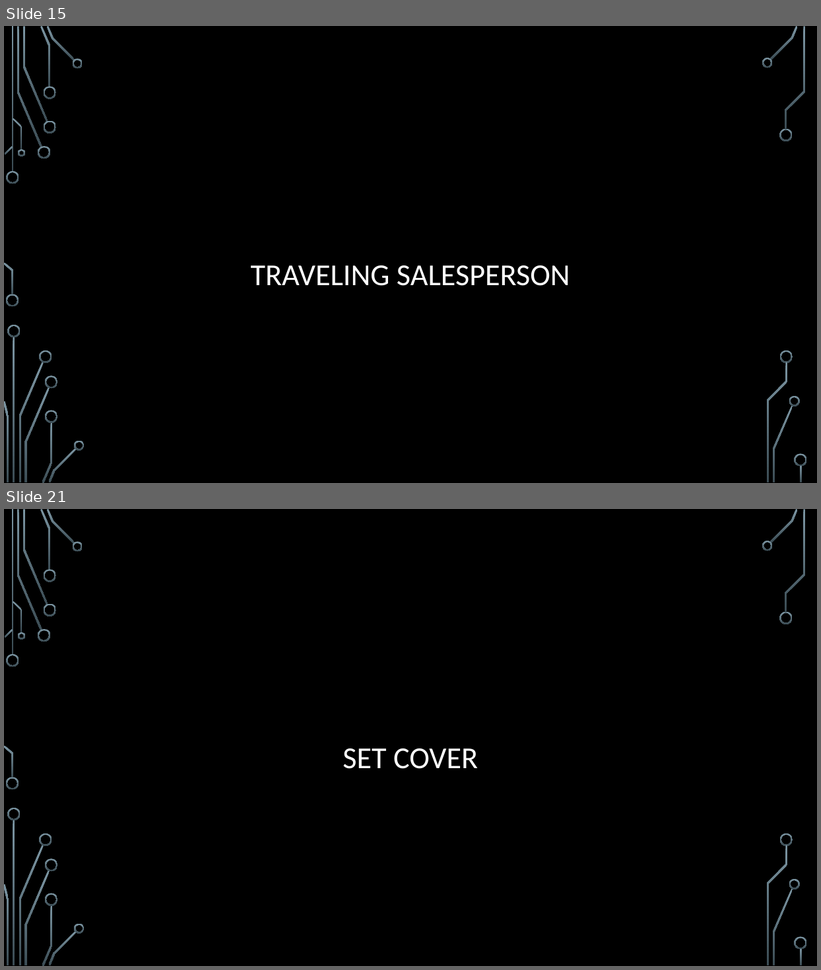
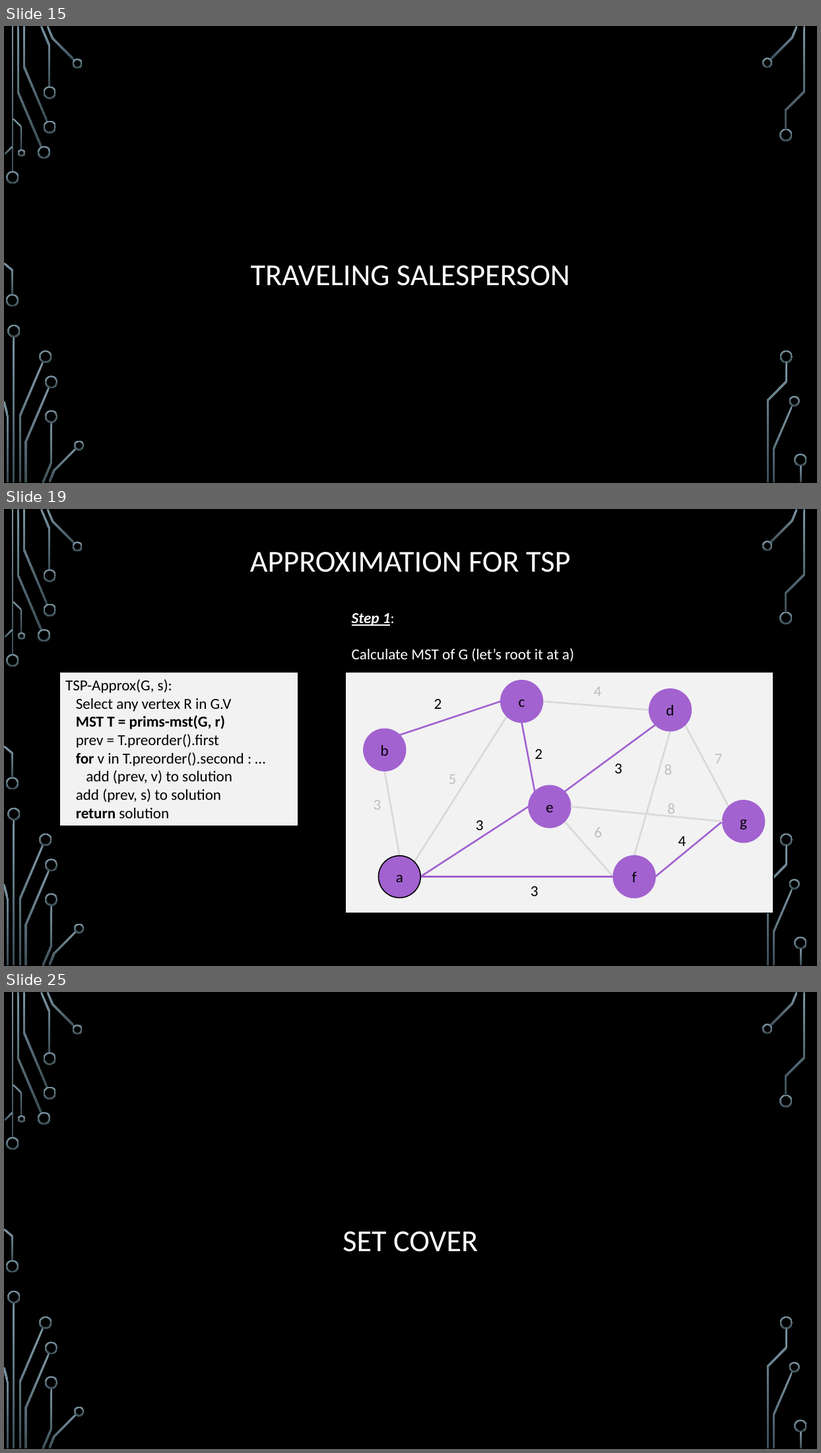
Before and after one commit to janiceeguo/advAlgo, a slide deck: slides/Approx-01-Intro.pptx. Shown one above the other, each under a label of ours: slides 15 and 21 before the commit, slides 15, 19 and 25 after it; the slides between them are not shown. The pictures are 821x970 and 821x1453 pixels, drawn with LibreOffice and Linux fonts; fonts in the diff are those of the drawing; background and template pictures are left out. Boxes give left, top, right and bottom in pixels: in the first picture for what was removed or moved away, otherwise in the second. Text is boxed around its words. In the diff, an @@ line names an element or a change of style, - is before the commit and + after.

```diff
--- a/slides/Approx-01-Intro.pptx
+++ b/slides/Approx-01-Intro.pptx
@@ slide 19 added at (x1=4, y1=509, x2=817, y2=966), background picture (left out); not listed: 36 template elements that a slide beside it also shows @@
@@ title added at (x1=250, y1=552, x2=570, y2=572), 36 pt, text #FFFFFF @@
+APPROXIMATION FOR TSP
@@ text added at (x1=352, y1=613, x2=574, y2=661), 18 pt, text #FFFFFF @@
+Step 1:
+Calculate MST of G (let’s root it at a)
@@ rectangle added at (x1=59, y1=673, x2=298, y2=826), fill #F2F2F2, outline #000000 0.75 pt, 18 pt, text #000000 @@
+TSP-Approx(G, s):
+Select any vertex R in G.V
+MST T = prims-mst(G, r)
+prev = T.preorder().first
+for v in T.preorder().second : …
+add (prev, v) to solution
+add (prev, s) to solution
+return solution
@@ text added at (x1=667, y1=804, x2=675, y2=814), 18 pt, text #BFBFBF @@
+8
@@ line added from (723, 822) to (571, 807), #D9D9D9 2 pt @@
@@ group added at (x1=346, y1=672, x2=774, y2=913): 12 lines, 12 texts, 7 ellipses, 1 rectangle @@
+3
+2
+5
+3
+2
+4
+3
+6
+3
+8
+4
+7
+b
+a
+c
+e
+d
+g
+f
@@ what was slide 21 is now slide 25 @@
```
Also in this commit, not shown: 18 other slides added, 8 slides removed, 3 other files.
